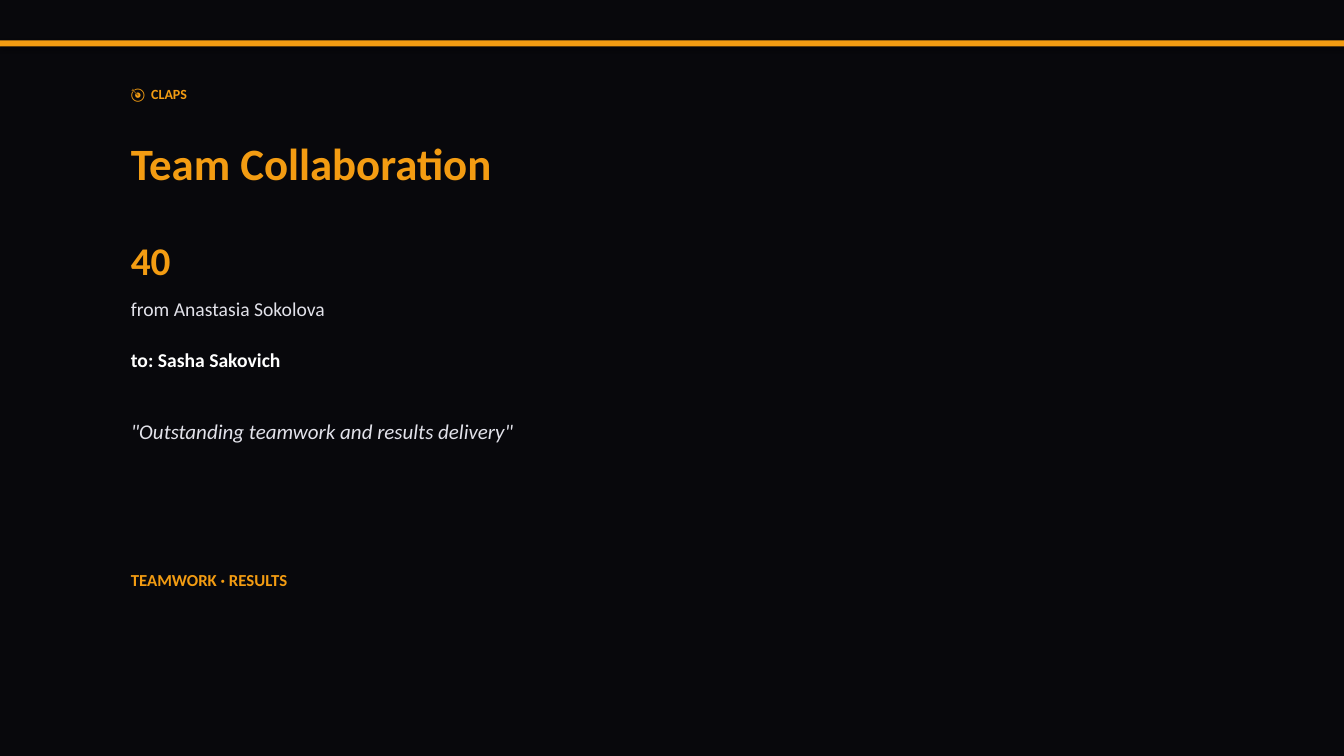
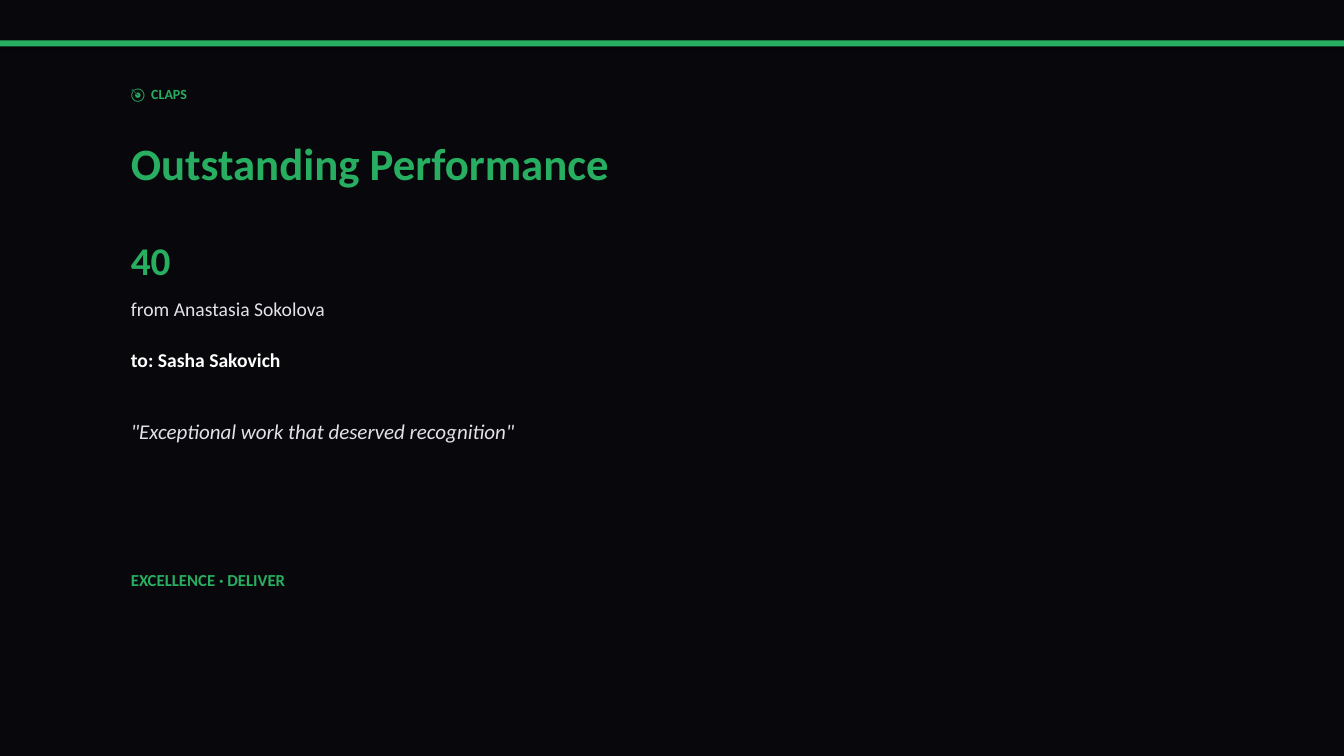
Before and after one commit to liliyagarifullina-maker/appodeal-pulse, a slide deck: slide 8 of data/archive/pulse_2026-03-12.pptx (slide 9 before the commit). Drawn at 1344x756 pixels with LibreOffice and Linux fonts; fonts in the diff are those of the drawing. Boxes give left, top, right and bottom in pixels: in the first picture for what was removed or moved away, otherwise in the second. Text is boxed around its words. In the diff, an @@ line names an element or a change of style, - is before the commit and + after.

```diff
--- a/data/archive/pulse_2026-03-12.pptx
+++ b/data/archive/pulse_2026-03-12.pptx
@@ rectangle at (0,40,1344,46): fill #F39C12 to #27AE60 @@
@@ text "🎯 CLAPS" at (151,90,187,99): text colour #F39C12 to #27AE60 @@
@@ text at (131,148,609,188): text changed; text colour #F39C12 to #27AE60 @@
-Team Collaboration
+Outstanding Performance
@@ text "40" at (131,249,171,275): text colour #F39C12 to #27AE60 @@
@@ text at (131,424,515,443): text changed @@
-"Outstanding teamwork and results delivery"
+"Exceptional work that deserved recognition"
@@ text at (131,575,285,586): text changed; text colour #F39C12 to #27AE60 @@
-TEAMWORK · RESULTS
+EXCELLENCE · DELIVER
```
Also in this commit, not shown: 14 other slides changed, 3 slides added, 3 slides removed, 2 other files.
